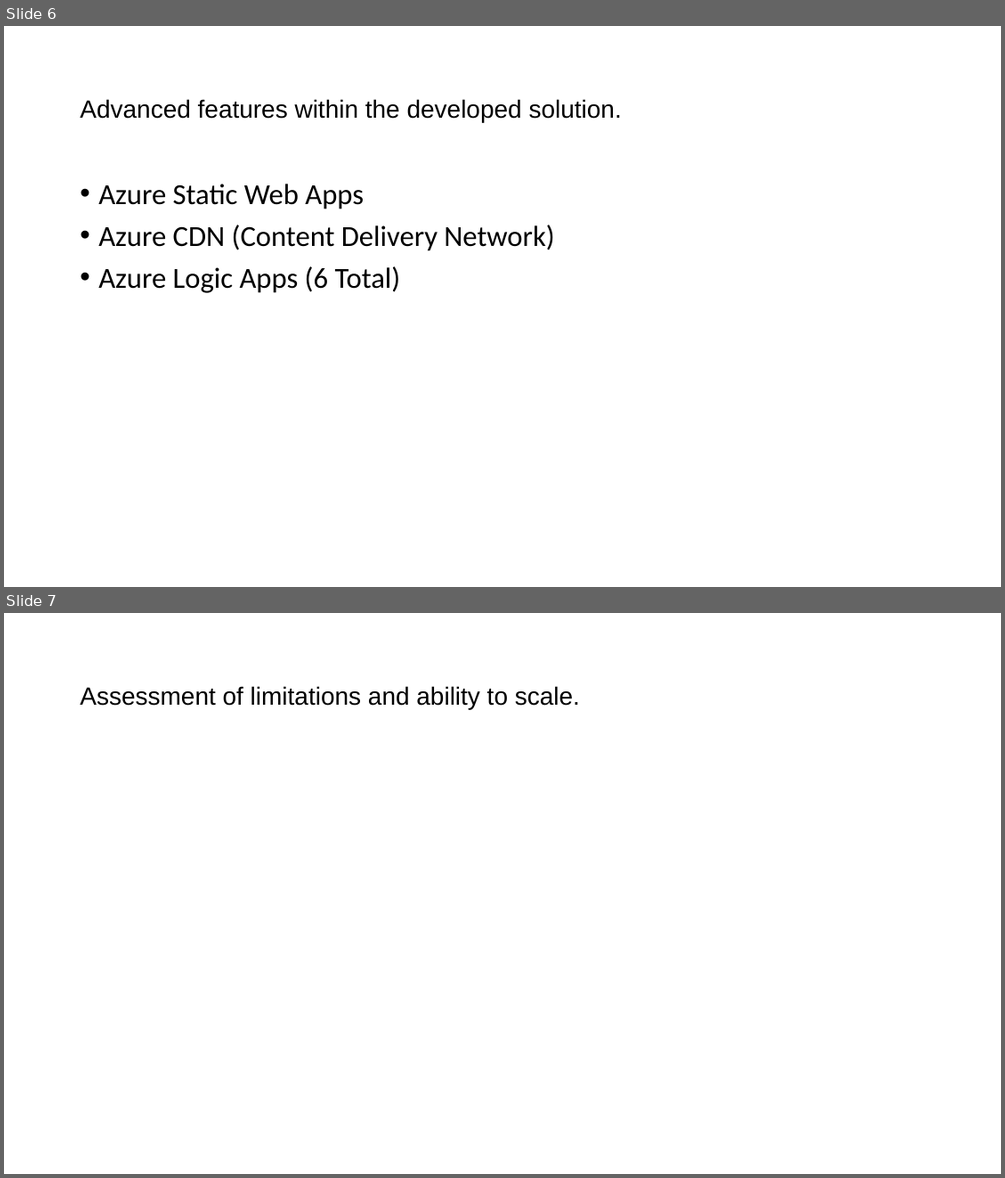
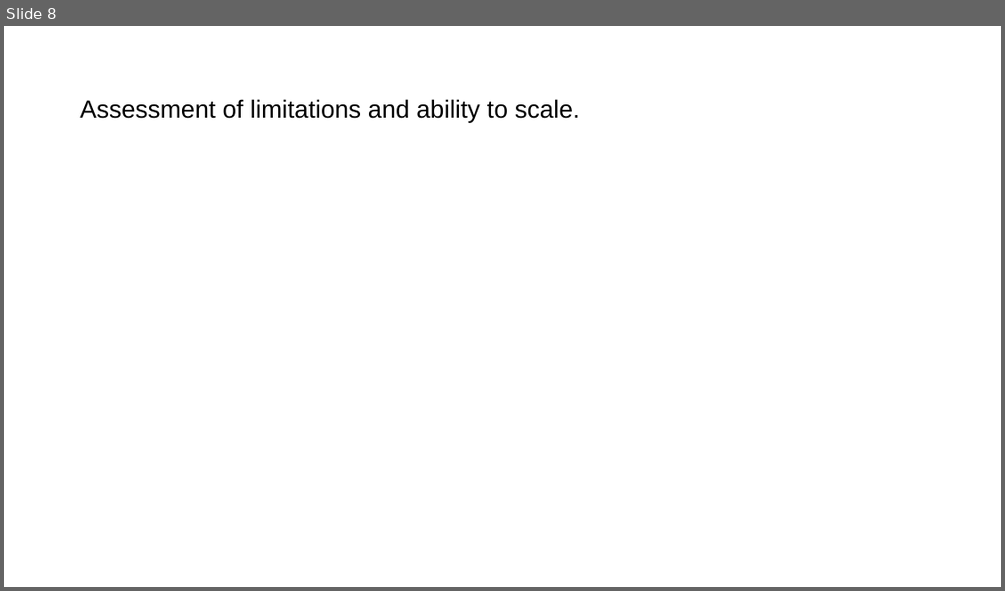
Before and after one commit to DevTobsterr/COM682, a slide deck: Cloud Native Development.pptx. Shown one above the other, each under a label of ours: slides 6 and 7 before the commit, slide 8 after it. The pictures are 1005x1178 and 1005x591 pixels, drawn with LibreOffice and Linux fonts; fonts in the diff are those of the drawing. Boxes give left, top, right and bottom in pixels: in the first picture for what was removed or moved away, otherwise in the second. Text is boxed around its words. In the diff, an @@ line names an element or a change of style, - is before the commit and + after.

```diff
--- a/Cloud Native Development.pptx
+++ b/Cloud Native Development.pptx
@@ slide 6 removed at [4,26,1001,587], background #FFFFFF @@
@@ title removed at [80,99,622,122] @@
-Advanced features within the developed solution.
@@ text removed at [98,184,554,293] @@
-• Azure Static Web Apps
-• Azure CDN (Content Delivery Network)
-• Azure Logic Apps (6 Total)
@@ what was slide 7 is now slide 8 @@
```
Also in this commit, not shown: 6 slides changed, 3 slides added, 2 other slides removed, 1 other file.
